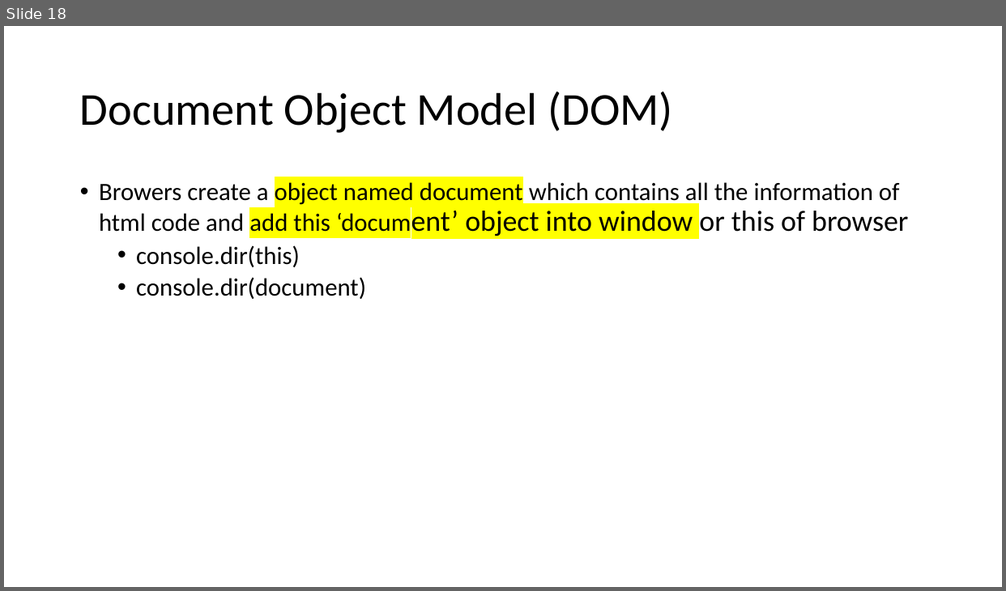
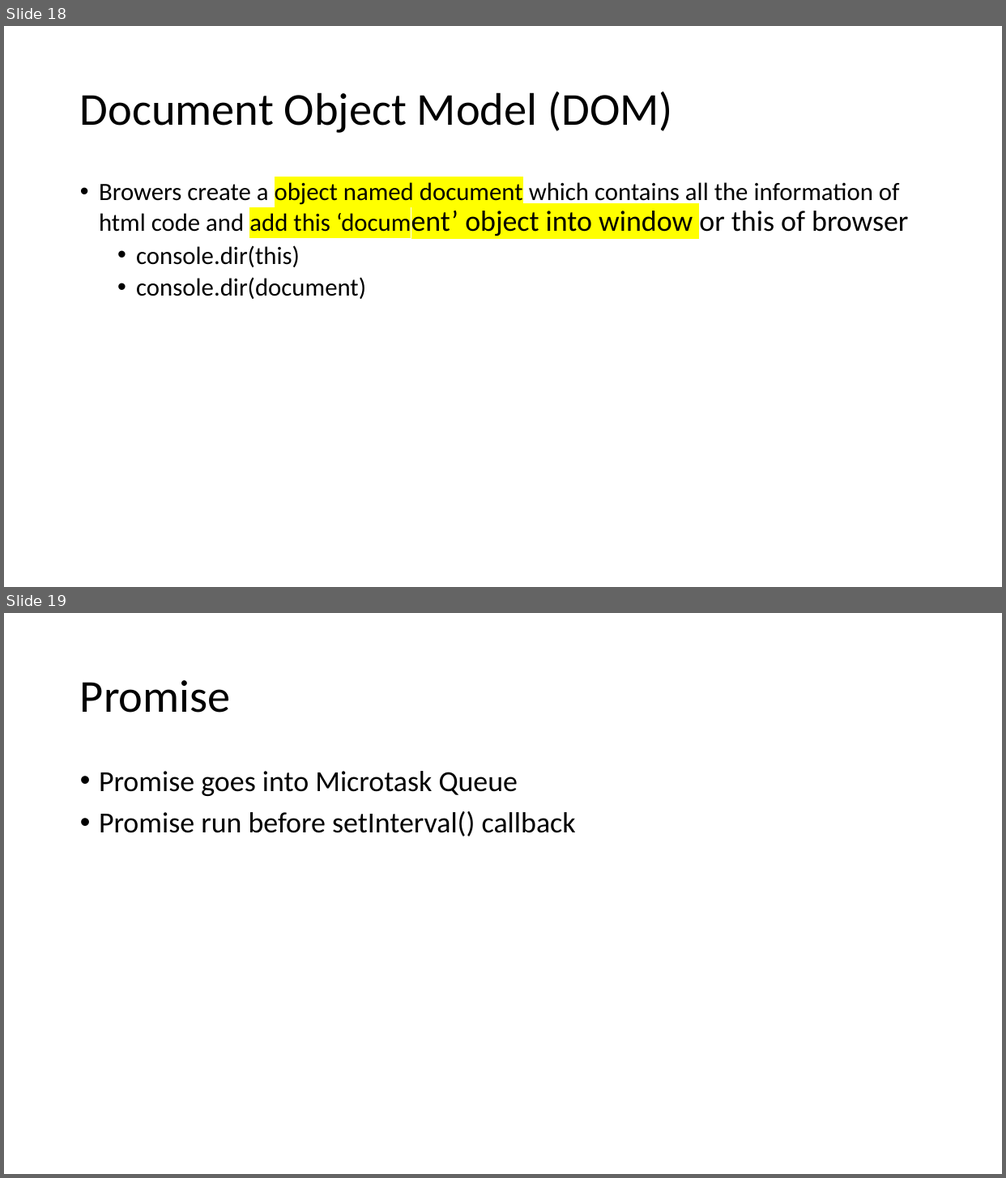
Before and after one commit to Bot-Anonymous/javascript, a slide deck: js.pptx. Shown one above the other, each under a label of ours: slide 18 before the commit, slides 18 and 19 after it. The pictures are 1006x591 and 1006x1178 pixels, drawn with LibreOffice and Linux fonts; fonts in the diff are those of the drawing. Boxes give left, top, right and bottom in pixels: in the first picture for what was removed or moved away, otherwise in the second. Text is boxed around its words. In the diff, an @@ line names an element or a change of style, - is before the commit and + after.

```diff
--- a/js.pptx
+++ b/js.pptx
@@ slide 19 added at <box>4,613,1002,1174</box>, background #FFFFFF @@
@@ title added at <box>80,680,231,713</box>, 44 pt, text #000000 @@
+Promise
@@ text added at <box>99,771,576,837</box>, 28 pt, text #000000 @@
+• Promise goes into Microtask Queue
+• Promise run before setInterval() callback
```
Also in this commit, not shown: 1 other slide added, 5 other files.
